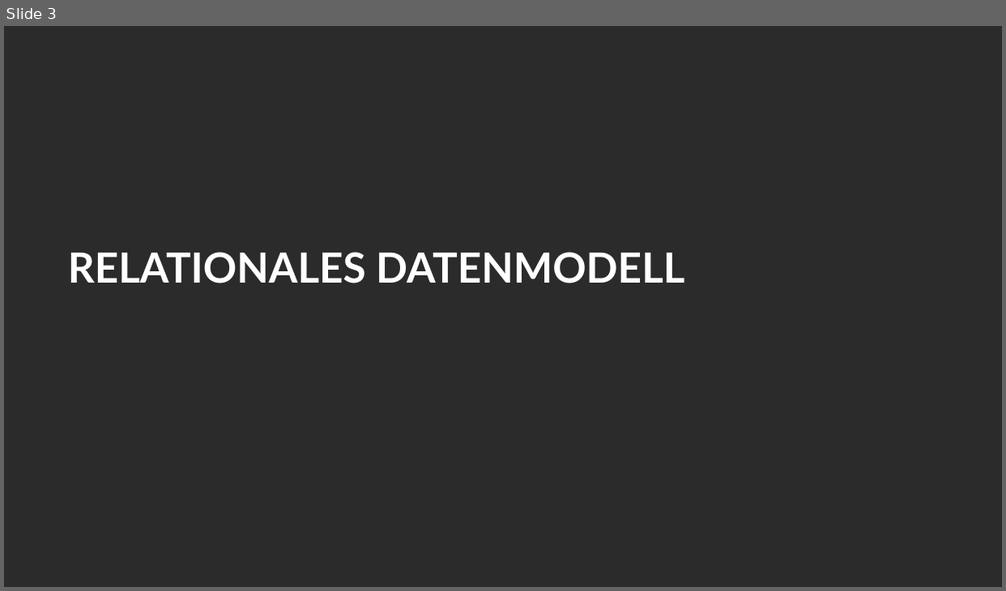
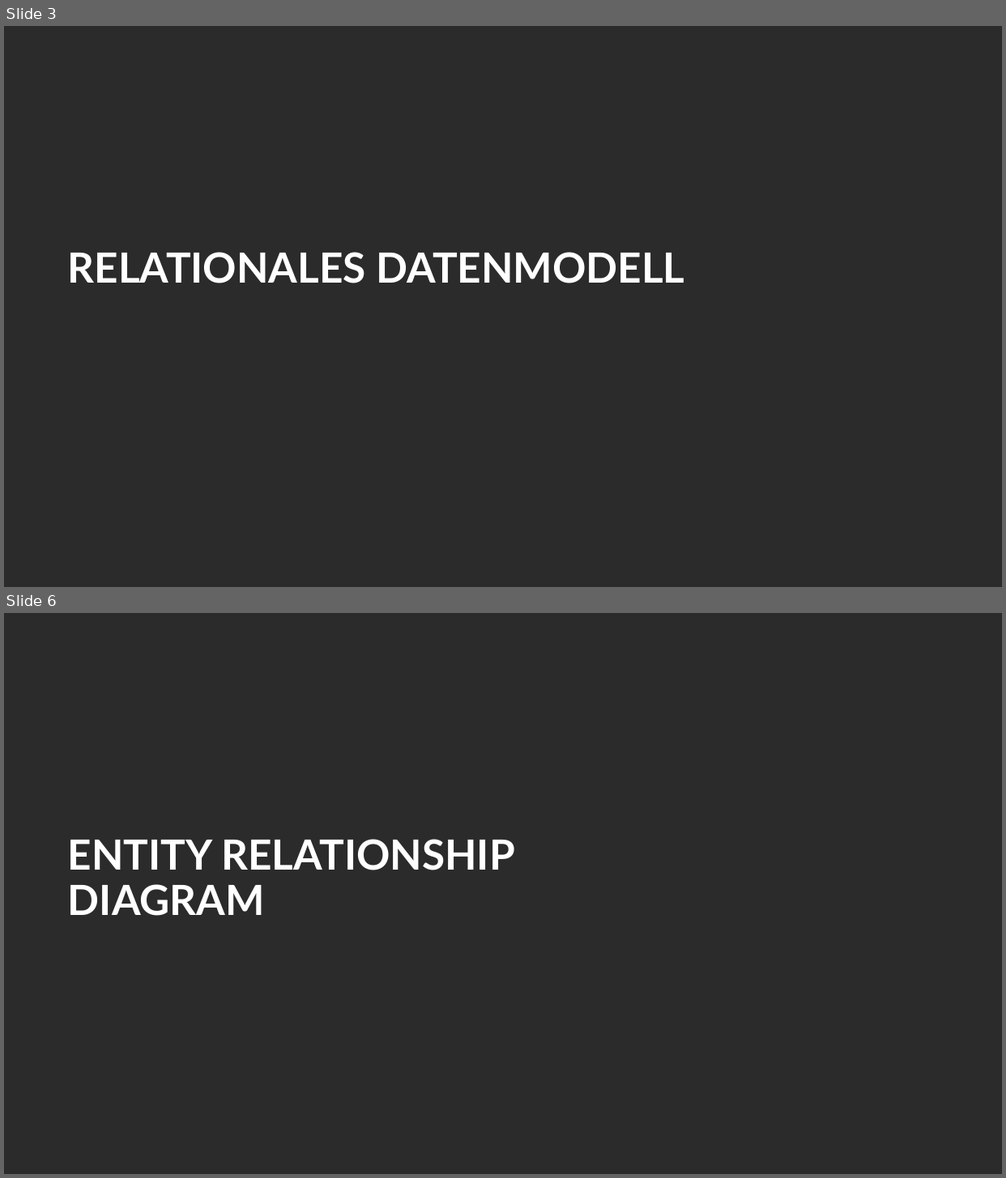
Before and after one commit to curarin/fh-sem2-db-project, a slide deck: requirements/pptx/2026-05-15-er-rm-reisinger-mitsch.pptx. Shown one above the other, each under a label of ours: slide 3 before the commit, slides 3 and 6 after it; the slides between them are not shown. The pictures are 1006x591 and 1006x1178 pixels, drawn with LibreOffice and Linux fonts; fonts in the diff are those of the drawing; background and template pictures are left out; a plain dark background stands for a picture behind light text. Boxes give left, top, right and bottom in pixels: in the first picture for what was removed or moved away, otherwise in the second. Text is boxed around its words. In the diff, an @@ line names an element or a change of style, - is before the commit and + after.

```diff
--- a/requirements/pptx/2026-05-15-er-rm-reisinger-mitsch.pptx
+++ b/requirements/pptx/2026-05-15-er-rm-reisinger-mitsch.pptx
@@ slide 6 added at (4, 613, 1002, 1174), background picture (left out) @@
@@ title added at (68, 839, 515, 916), 40 pt, text #FFFFFF, bold @@
+ENTITY RELATIONSHIP DIAGRAM
```
Also in this commit, not shown: 12 other slides added, 1 other file.
